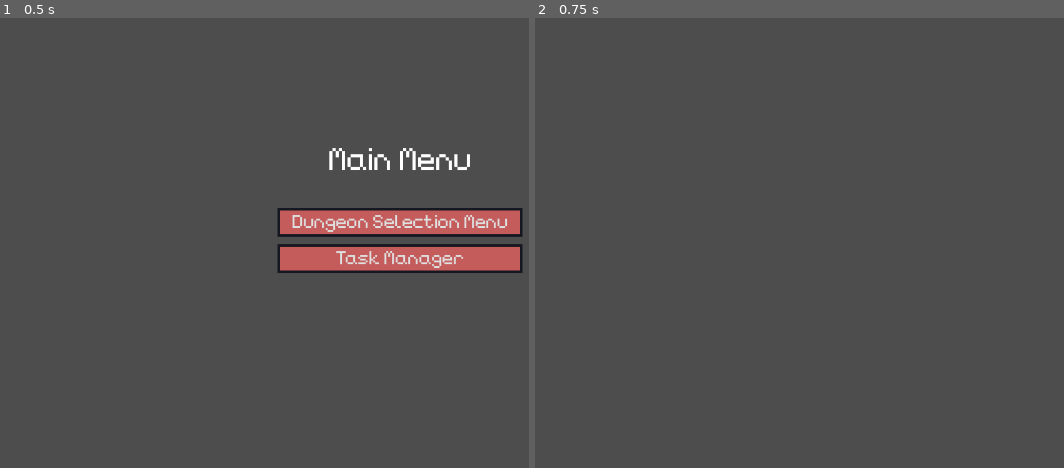
Above: before the commit, frames 1-2 (left to right).
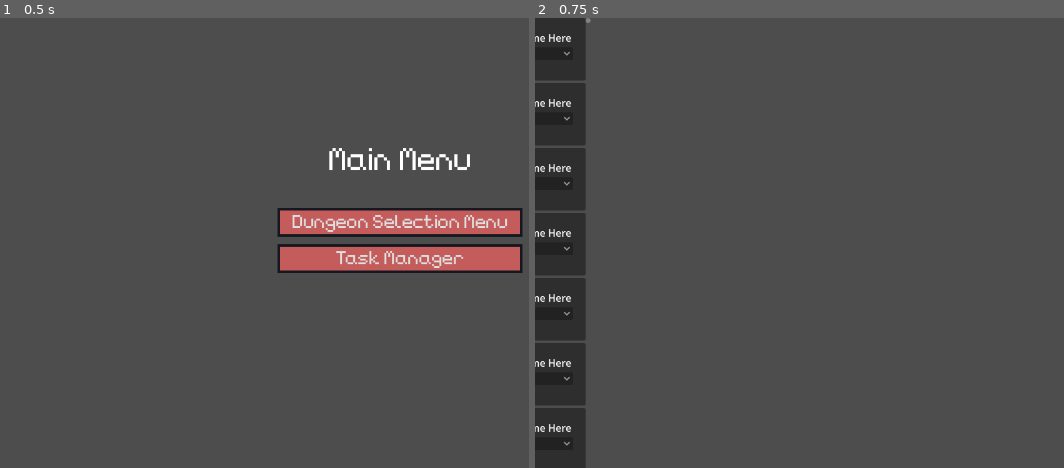
Above: after the commit, the same moments.

Repository: TheHumanMRP/RPG-Life-Tracker
Game: Godot game, scene res://Folders/Systems/Main/Scenes/main_scene.tscn
Two runs of this game, one before a commit and one after it. Both use one fixed random seed, a clock stepped at 60 frames per second and the inputs below. The engine's default icon, where the game draws it, is replaced by a stand-in: a white triangle on a blue panel in a dark square.
Inputs:
- Up to frame 1 (0.5 s): no input
- Up to frame 2 (0.75 s): click "Task Manager" at 0.5 s

Frame 1 is identical in both runs. In frame 2, 9.0% of the frame differs, in the area x 0-11%, y 0-100%.

Commit message:
Auto commit at 2026-09-21 20:58:32

Diff:
--- a/Folders/Systems/Task-Manager/Scenes/task_manager_ui.tscn
+++ b/Folders/Systems/Task-Manager/Scenes/task_manager_ui.tscn
@@ -12,43 +12,51 @@
 grow_vertical = 2
 script = ExtResource("1_tv5vg")
 
-[node name="ScrollContainer" type="ScrollContainer" parent="." unique_id=1116946521]
+[node name="MarginContainer" type="MarginContainer" parent="." unique_id=570643642]
 layout_mode = 1
 anchors_preset = 15
 anchor_right = 1.0
 anchor_bottom = 1.0
 grow_horizontal = 2
 grow_vertical = 2
+theme_override_constants/margin_left = 20
+theme_override_constants/margin_top = 20
+theme_override_constants/margin_right = 20
+theme_override_constants/margin_bottom = 20
+
+[node name="ScrollContainer" type="ScrollContainer" parent="MarginContainer" unique_id=1116946521]
+clip_contents = false
+layout_mode = 2
 horizontal_scroll_mode = 0
 
-[node name="VBoxContainer" type="VBoxContainer" parent="ScrollContainer" unique_id=2138300449]
+[node name="VBoxContainer" type="VBoxContainer" parent="MarginContainer/ScrollContainer" unique_id=2138300449]
 layout_mode = 2
 size_flags_horizontal = 3
 size_flags_vertical = 3
 
-[node name="Task_Entry_Scene" parent="ScrollContainer/VBoxContainer" unique_id=465403137 instance=ExtResource("2_tv5vg")]
+[node name="Task_Entry_Scene" parent="MarginContainer/ScrollContainer/VBoxContainer" unique_id=465403137 instance=ExtResource("2_tv5vg")]
 layout_mode = 2
 
-[node name="Task_Entry_Scene2" parent="ScrollContainer/VBoxContainer" unique_id=738504402 instance=ExtResource("2_tv5vg")]
+[node name="Task_Entry_Scene2" parent="MarginContainer/ScrollContainer/VBoxContainer" unique_id=738504402 instance=ExtResource("2_tv5vg")]
 layout_mode = 2
 
-[node name="Task_Entry_Scene3" parent="ScrollContainer/VBoxContainer" unique_id=965431327 instance=ExtResource("2_tv5vg")]
+[node name="Task_Entry_Scene3" parent="MarginContainer/ScrollContainer/VBoxContainer" unique_id=965431327 instance=ExtResource("2_tv5vg")]
 layout_mode = 2
 
-[node name="Task_Entry_Scene4" parent="ScrollContainer/VBoxContainer" unique_id=1762343041 instance=ExtResource("2_tv5vg")]
+[node name="Task_Entry_Scene4" parent="MarginContainer/ScrollContainer/VBoxContainer" unique_id=1762343041 instance=ExtResource("2_tv5vg")]
 layout_mode = 2
 
-[node name="Task_Entry_Scene5" parent="ScrollContainer/VBoxContainer" unique_id=536277269 instance=ExtResource("2_tv5vg")]
+[node name="Task_Entry_Scene5" parent="MarginContainer/ScrollContainer/VBoxContainer" unique_id=536277269 instance=ExtResource("2_tv5vg")]
 layout_mode = 2
 
-[node name="Task_Entry_Scene6" parent="ScrollContainer/VBoxContainer" unique_id=373919441 instance=ExtResource("2_tv5vg")]
+[node name="Task_Entry_Scene6" parent="MarginContainer/ScrollContainer/VBoxContainer" unique_id=373919441 instance=ExtResource("2_tv5vg")]
 layout_mode = 2
 
-[node name="Task_Entry_Scene7" parent="ScrollContainer/VBoxContainer" unique_id=1022147690 instance=ExtResource("2_tv5vg")]
+[node name="Task_Entry_Scene7" parent="MarginContainer/ScrollContainer/VBoxContainer" unique_id=1022147690 instance=ExtResource("2_tv5vg")]
 layout_mode = 2
 
-[node name="Task_Entry_Scene8" parent="ScrollContainer/VBoxContainer" unique_id=740995480 instance=ExtResource("2_tv5vg")]
+[node name="Task_Entry_Scene8" parent="MarginContainer/ScrollContainer/VBoxContainer" unique_id=740995480 instance=ExtResource("2_tv5vg")]
 layout_mode = 2
 
-[node name="Task_Entry_Scene9" parent="ScrollContainer/VBoxContainer" unique_id=997668158 instance=ExtResource("2_tv5vg")]
+[node name="Task_Entry_Scene9" parent="MarginContainer/ScrollContainer/VBoxContainer" unique_id=997668158 instance=ExtResource("2_tv5vg")]
 layout_mode = 2
